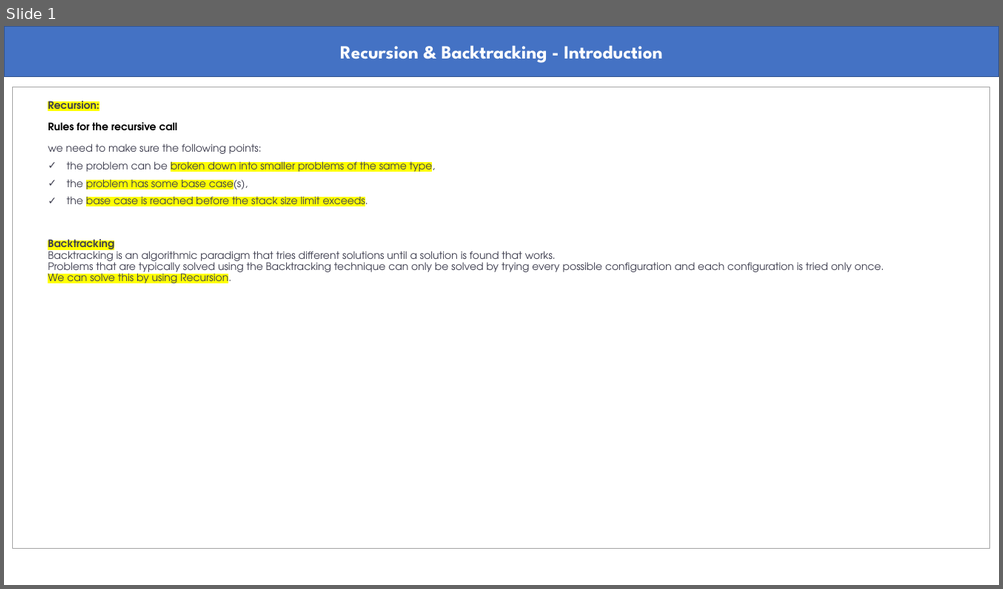
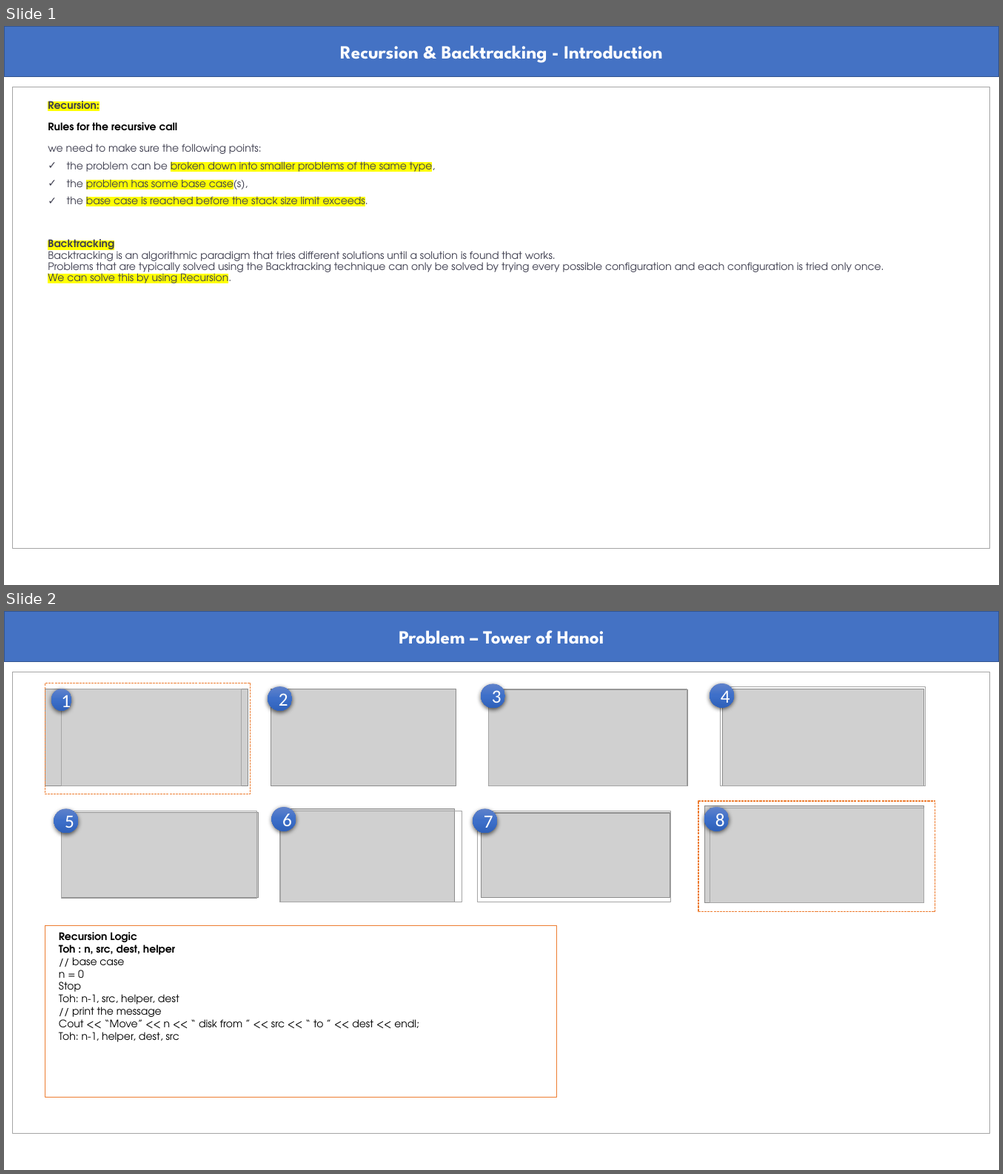
Before and after one commit to abmishra1234/4AM_Club_Coding, a slide deck: RecursionAndBacktracking/Recursion_Backtracking.pptx. Shown one above the other, each under a label of ours: slide 1 before the commit, slides 1 and 2 after it. The pictures are 1003x589 and 1003x1174 pixels, drawn with LibreOffice and Linux fonts; fonts in the diff are those of the drawing; grey boxes stand for pictures. Boxes give left, top, right and bottom in pixels: in the first picture for what was removed or moved away, otherwise in the second. Text is boxed around its words. In the diff, an @@ line names an element or a change of style, - is before the commit and + after.

Commit message:
update

```diff
--- a/RecursionAndBacktracking/Recursion_Backtracking.pptx
+++ b/RecursionAndBacktracking/Recursion_Backtracking.pptx
@@ slide 2 added at (4, 611, 999, 1170), background #FFFFFF @@
@@ rectangle added at (4, 611, 999, 662), fill #4472C4, outline #325491 1 pt, 18 pt, text #FFFFFF, bold @@
+Problem – Tower of Hanoi
@@ rectangle added at (12, 672, 990, 1134), outline #A5A5A5 0.75 pt @@
@@ picture added at (45, 689, 247, 786) @@
@@ rectangle added at (45, 684, 250, 795), outline #ED7D31 0.75 pt dashed @@
@@ ellipse added at (52, 689, 72, 710), fill gradient #6183CB to #3E70CA to #3062BB, 18 pt, text #FFFFFF @@
+1
@@ rectangle added at (62, 689, 242, 786), outline #A5A5A5 0.75 pt @@
@@ ellipse added at (267, 686, 292, 710), fill gradient #6183CB to #3E70CA to #3062BB, 18 pt, text #FFFFFF @@
+2
@@ picture added at (270, 689, 455, 786) @@
@@ rectangle added at (274, 689, 452, 786), outline #A5A5A5 0.75 pt @@
@@ ellipse added at (481, 684, 506, 708), fill gradient #6183CB to #3E70CA to #3062BB, 18 pt, text #FFFFFF @@
+3
@@ picture added at (488, 689, 688, 786) @@
@@ rectangle added at (488, 689, 687, 786), outline #A5A5A5 0.75 pt @@
@@ ellipse added at (710, 684, 734, 707), fill gradient #6183CB to #3E70CA to #3062BB, 18 pt, text #FFFFFF @@
+4
@@ rectangle added at (720, 686, 925, 786), outline #A5A5A5 0.75 pt @@
@@ picture added at (723, 689, 924, 786) @@
@@ ellipse added at (54, 809, 79, 832), fill gradient #6183CB to #3E70CA to #3062BB, 18 pt, text #FFFFFF @@
+5
@@ ellipse added at (272, 807, 296, 831), fill gradient #6183CB to #3E70CA to #3062BB, 18 pt, text #FFFFFF @@
+6
@@ picture added at (280, 809, 455, 902) @@
@@ ellipse added at (472, 809, 497, 832), fill gradient #6183CB to #3E70CA to #3062BB, 18 pt, text #FFFFFF @@
+7
@@ rectangle added at (699, 801, 935, 912), outline #ED7D31 0.75 pt dashed @@
@@ picture added at (705, 806, 924, 903) @@
@@ ellipse added at (705, 807, 729, 831), fill gradient #6183CB to #3E70CA to #3062BB, 18 pt, text #FFFFFF @@
+8
@@ rectangle added at (710, 809, 924, 903), outline #A5A5A5 0.75 pt @@
@@ picture added at (62, 813, 259, 898) @@
@@ rectangle added at (62, 811, 258, 898), outline #A5A5A5 0.75 pt @@
@@ rectangle added at (280, 811, 462, 902), outline #A5A5A5 0.75 pt @@
@@ rectangle added at (478, 811, 670, 902), outline #A5A5A5 0.75 pt @@
@@ picture added at (481, 813, 670, 898) @@
@@ rectangle added at (45, 925, 557, 1097), outline #ED7D31 0.75 pt @@
@@ text added at (59, 932, 419, 1042), 10 pt, text #000000 @@
+Recursion Logic
+Toh : n, src, dest, helper
+// base case
+n = 0
+Stop
+Toh: n-1, src, helper, dest
+// print the message
+Cout << “Move” << n << “ disk from ” << src << “ to ” << dest << endl;
+Toh: n-1, helper, dest, src
```
